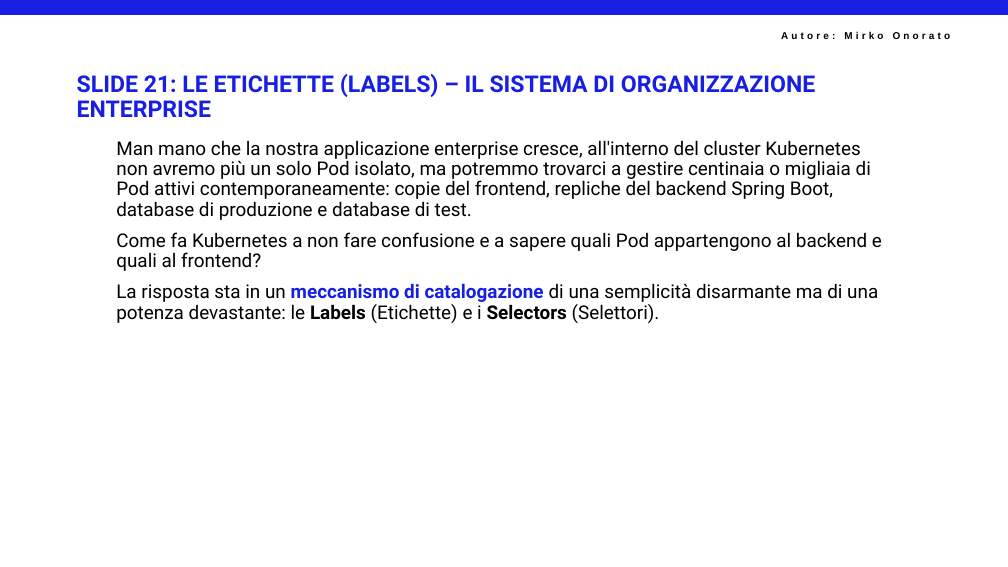
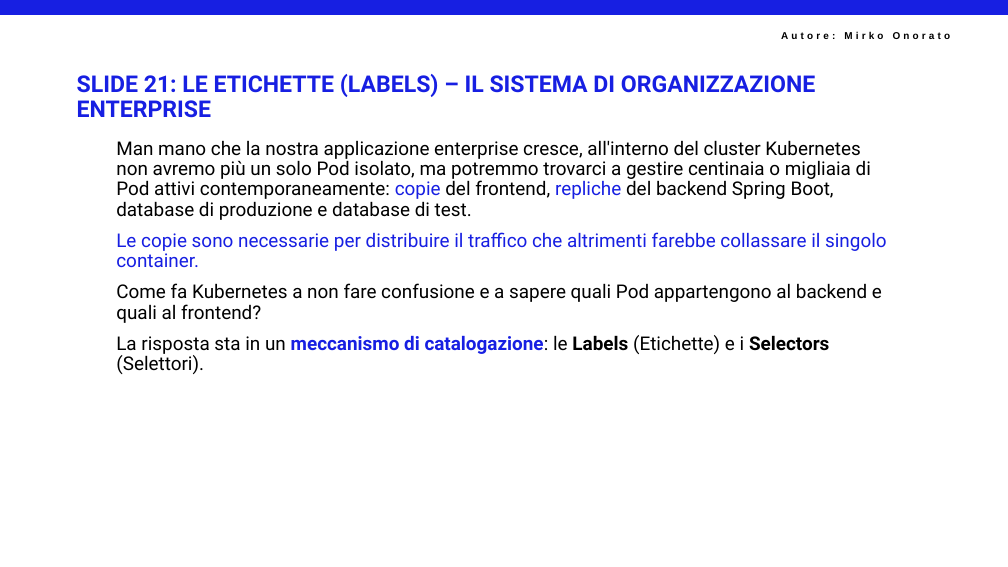
Before and after one commit to mirkoSkF/Docker-Slides, a slide deck: slide 23 of 4 - Kubernates. IL PASSAGGIO DA DOCKER COMPOSE ALL'ORCHESTRAZIONE ENTERPRISE.pptx. Drawn at 1008x567 pixels with LibreOffice and Linux fonts; fonts in the diff are those of the drawing; background and template pictures are left out. Boxes give left, top, right and bottom in pixels: in the first picture for what was removed or moved away, otherwise in the second. Text is boxed around its words. In the diff, an @@ line names an element or a change of style, - is before the commit and + after.

```diff
--- a/4 - Kubernates. IL PASSAGGIO DA DOCKER COMPOSE ALL'ORCHESTRAZIONE ENTERPRISE.pptx
+++ b/4 - Kubernates. IL PASSAGGIO DA DOCKER COMPOSE ALL'ORCHESTRAZIONE ENTERPRISE.pptx
@@ text at box(116, 140, 871, 220): text colour #000000 to #171FE2 in "copie repliche" @@
@@ text at box(116, 232, 886, 267): paragraph added @@
+Le copie sono necessarie per distribuire il traffico che altrimenti farebbe collassare il singolo container.
@@ text at box(116, 335, 829, 374): text changed @@
-La risposta sta in un meccanismo di catalogazione di una semplicità disarmante ma di una potenza devastante: le Labels (Etichette) e i Selectors (Selettori).
+La risposta sta in un meccanismo di catalogazione: le Labels (Etichette) e i Selectors (Selettori).
```
Also in this commit, not shown: 1 other slide changed, 9 slides added.
